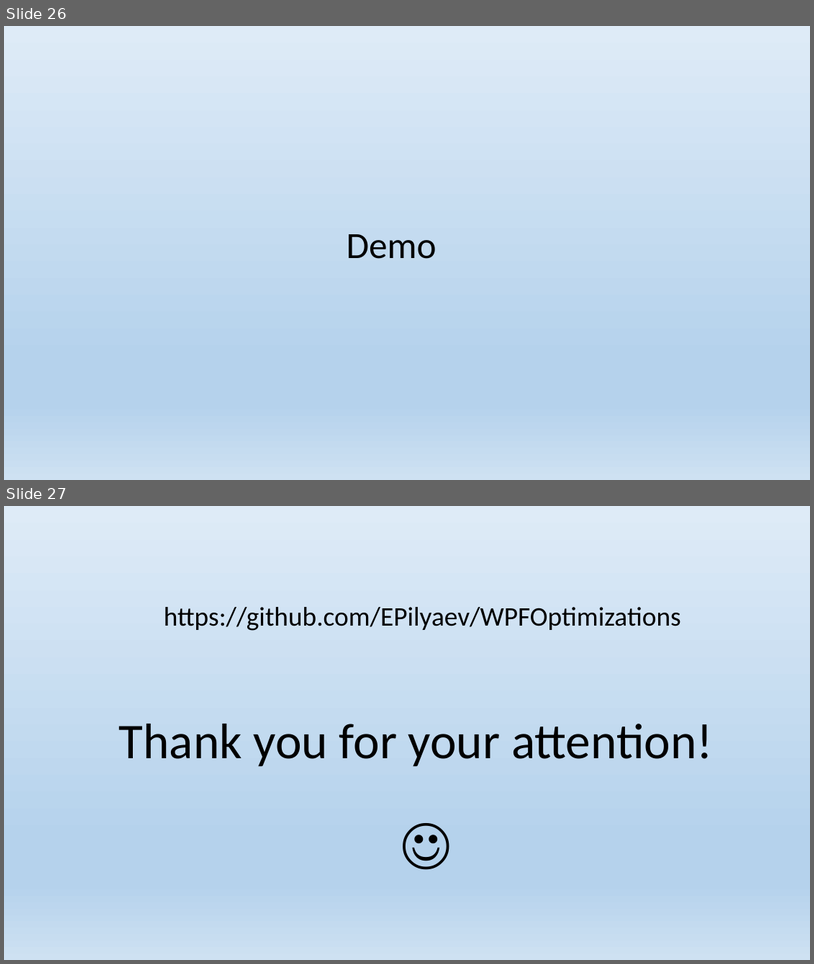
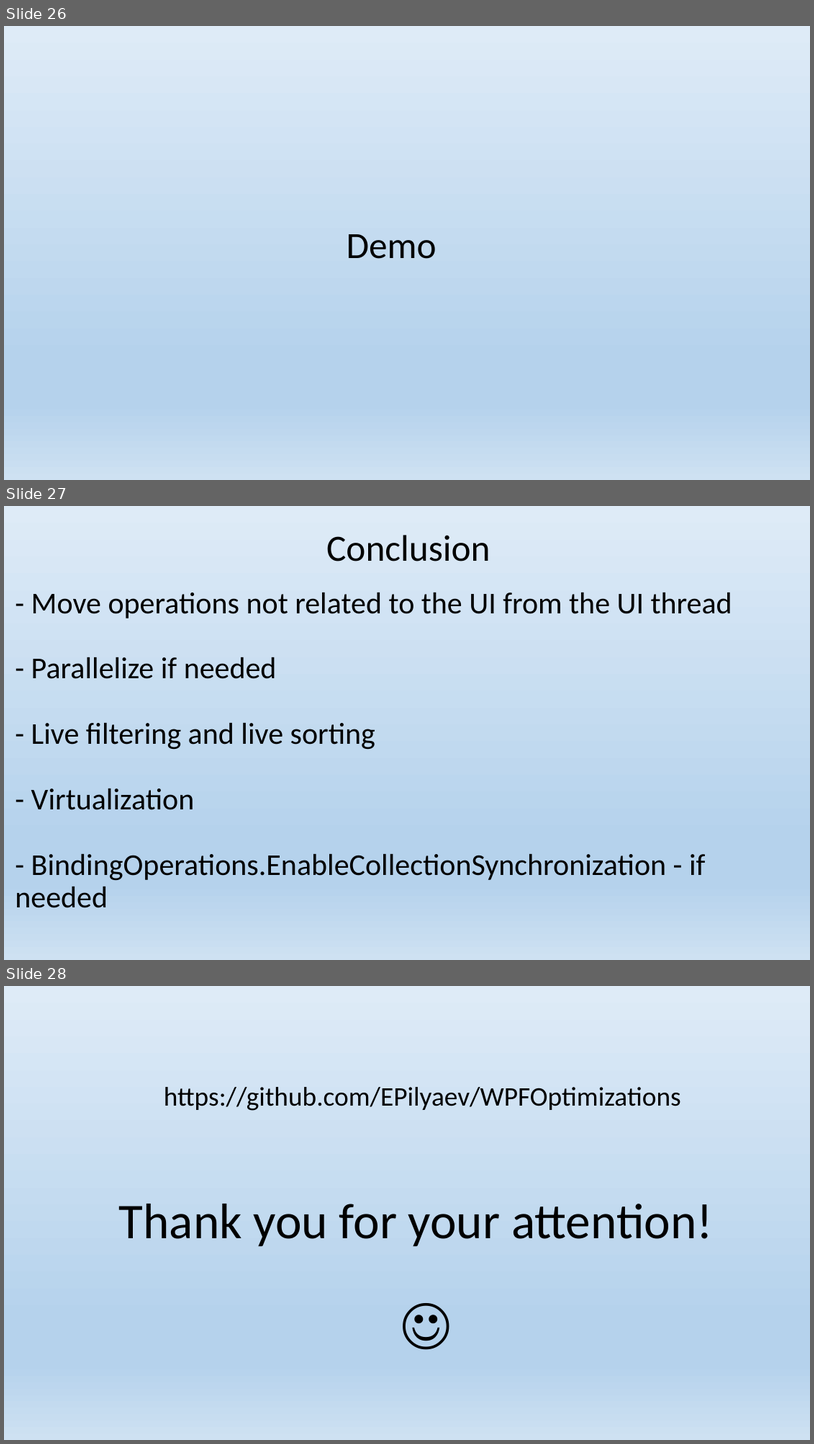
Before and after one commit to EPilyaev/WPFOptimizations, a slide deck: WPF Optimizations.pptx. Shown one above the other, each under a label of ours: slides 26 and 27 before the commit, slides 26, 27 and 28 after it. The pictures are 814x964 and 814x1444 pixels, drawn with LibreOffice and Linux fonts; fonts in the diff are those of the drawing. Boxes give left, top, right and bottom in pixels: in the first picture for what was removed or moved away, otherwise in the second. Text is boxed around its words. In the diff, an @@ line names an element or a change of style, - is before the commit and + after.

Commit message:
Modify presentation

```diff
--- a/WPF Optimizations.pptx
+++ b/WPF Optimizations.pptx
@@ slide 27 added at bbox=[4, 506, 810, 960], background gradient #DEEBF7 to #B5D2EC to #CEE1F2 @@
@@ text added at bbox=[327, 535, 491, 561], 44 pt, text #000000 @@
+Conclusion
@@ title added at bbox=[15, 592, 733, 908], 36 pt, text #000000 @@
+- Move operations not related to the UI from the UI thread
+- Parallelize if needed
+- Live filtering and live sorting
+- Virtualization
+- BindingOperations.EnableCollectionSynchronization - if needed
@@ what was slide 27 is now slide 28 @@
```
